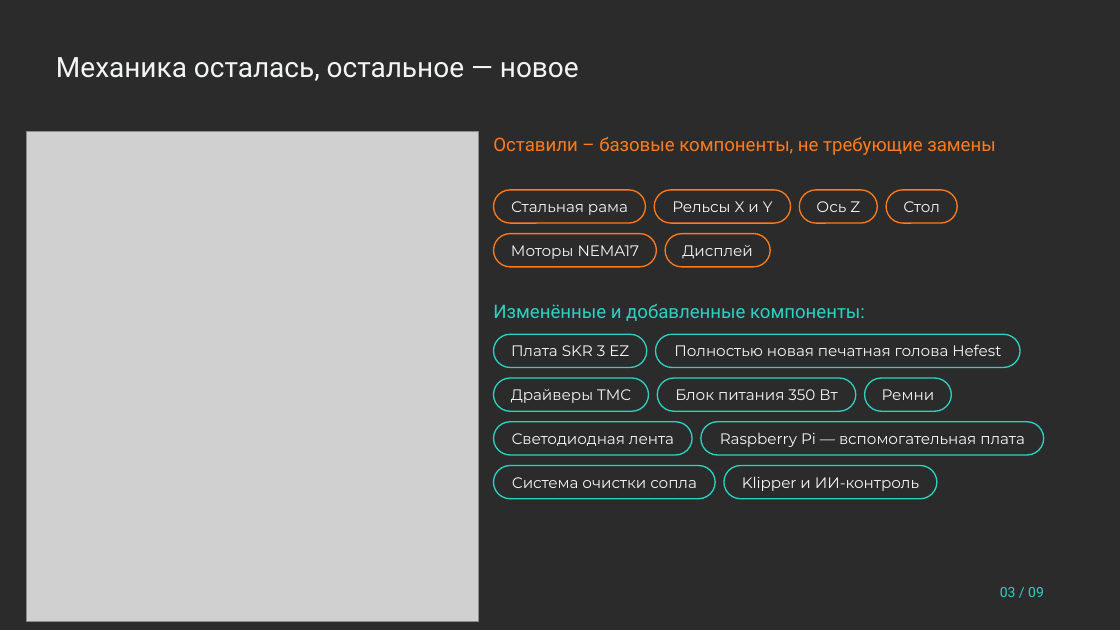
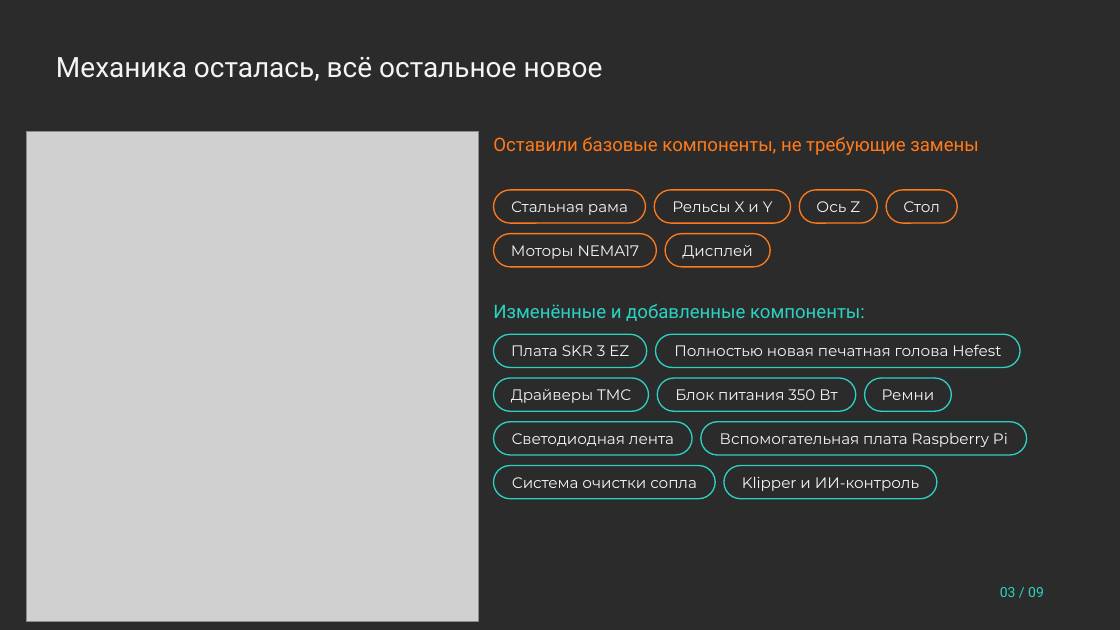
Before and after one commit to pmixay/3d-project, a slide deck: slide 3 of submission/Hefest_prezentaciya.pptx. Drawn at 1120x630 pixels with LibreOffice and Linux fonts; fonts in the diff are those of the drawing; grey boxes stand for pictures; background and template pictures are left out; a plain dark background stands for a picture behind light text. Boxes give left, top, right and bottom in pixels: in the first picture for what was removed or moved away, otherwise in the second. Text is boxed around its words. In the diff, an @@ line names an element or a change of style, - is before the commit and + after.

```diff
--- a/submission/Hefest_prezentaciya.pptx
+++ b/submission/Hefest_prezentaciya.pptx
@@ text at (x1=56, y1=57, x2=603, y2=81): text changed @@
-Механика осталась, остальное — новое
+Механика осталась, всё остальное новое
@@ text at (x1=493, y1=137, x2=978, y2=155): text changed @@
-Оставили – базовые компоненты, не требующие замены
+Оставили базовые компоненты, не требующие замены
@@ rounded rectangle "Вспомогательная плата Raspberry Pi" resized from (x1=701, y1=422, x2=1044, y2=455) to (x1=701, y1=422, x2=1027, y2=455) @@
@@ text in rounded rectangle at (x1=720, y1=433, x2=1008, y2=447): text changed @@
-Raspberry Pi — вспомогательная плата
+Вспомогательная плата Raspberry Pi
```
Also in this commit, not shown: 8 other slides changed, 5 other files.
